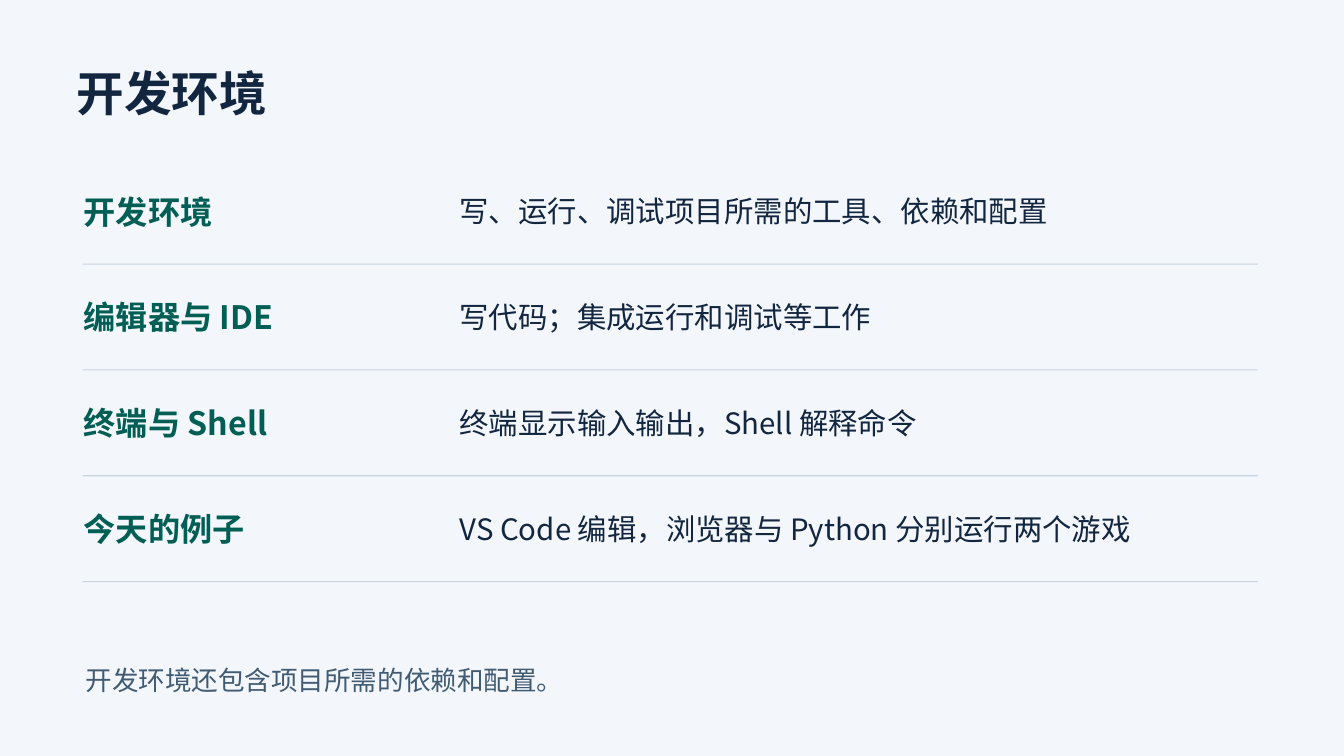
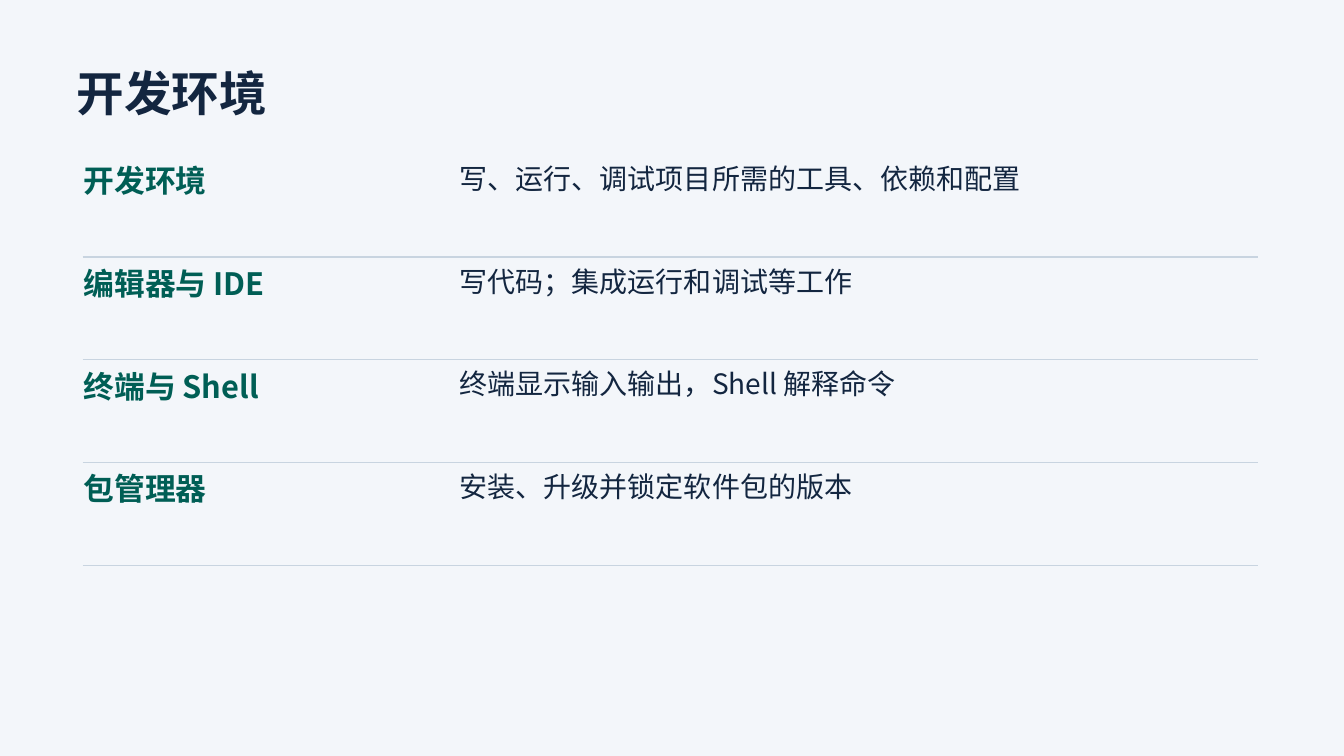
Before and after one commit to Zewang0217/boyuan-tech-sharing-lesson-01, a slide deck: slide 8 of materials/开发环境配置与编辑器.pptx (slide 5 before the commit). Drawn at 1344x756 pixels with LibreOffice and Linux fonts; fonts in the diff are those of the drawing. Boxes give left, top, right and bottom in pixels: in the first picture for what was removed or moved away, otherwise in the second. Text is boxed around its words. In the diff, an @@ line names an element or a change of style, - is before the commit and + after.

Commit message:
docs(lesson): 补齐工具链与 AI 章节，改用激活环境启动
- 课件从 36 页扩到 56 页：GitHub 仓库页与许可证、练手仓库、编辑器谱系与截图、VS Code 介绍与打开项目、包管理器、推荐扩展、DevTools、npm/npx、装依赖演示、AI 章节
- 两个 README 改为 source .venv/bin/activate 启动，补充 uv 与 GUESS_TARGET 固定谜底写法
- 补充 MIT LICENSE、Windows 快捷键 PDF、图标与书封素材，忽略 Office 锁文件

```diff
--- a/materials/开发环境配置与编辑器.pptx
+++ b/materials/开发环境配置与编辑器.pptx
@@ text "开发环境" moved from (x1=84, y1=196, x2=213, y2=227) to (x1=84, y1=165, x2=207, y2=195) @@
@@ text "写、运行、调试项目所需的工具、依赖和配置" moved from (x1=460, y1=197, x2=1048, y2=225) to (x1=460, y1=165, x2=1021, y2=192) @@
@@ line moved from (83, 264) - (1258, 264) to (83, 257) - (1258, 257) @@
@@ text "编辑器与 IDE" moved from (x1=84, y1=301, x2=273, y2=332) to (x1=84, y1=268, x2=265, y2=298) @@
@@ text "写代码；集成运行和调试等工作" moved from (x1=460, y1=303, x2=872, y2=333) to (x1=460, y1=268, x2=853, y2=296) @@
@@ line moved from (83, 370) - (1258, 370) to (83, 360) - (1258, 360) @@
@@ size 23 to 22 pt; line spacing 1 to 1.15; vertical alignment middle to top in 3 elements at (x1=84, y1=165, x2=207, y2=195), (x1=84, y1=268, x2=265, y2=298), (x1=84, y1=372, x2=259, y2=401) @@
@@ size 21 to 20 pt; line spacing 1 to 1.15; vertical alignment middle to top in 3 elements at (x1=460, y1=165, x2=1021, y2=192), (x1=460, y1=268, x2=853, y2=296), (x1=460, y1=370, x2=896, y2=397) @@
@@ text "终端显示输入输出，Shell 解释命令" moved from (x1=460, y1=409, x2=917, y2=437) to (x1=460, y1=370, x2=896, y2=397) @@
@@ text at (x1=84, y1=473, x2=207, y2=503): text changed; size 23 to 22 pt @@
-今天的例子
+包管理器
@@ text "包管理器" at (x1=84, y1=473, x2=207, y2=503): vertical alignment middle to top @@
@@ text "安装、升级并锁定软件包的版本" at (x1=460, y1=473, x2=853, y2=500): vertical alignment middle to top @@
@@ text at (x1=460, y1=473, x2=853, y2=500): text changed; size 21 to 20 pt @@
-VS Code 编辑，浏览器与 Python 分别运行两个游戏
+安装、升级并锁定软件包的版本
@@ 2 lines, 1 text moved together from (x1=83, y1=407, x2=1258, y2=582) to (x1=83, y1=372, x2=1258, y2=566) @@
@@ text removed at (x1=86, y1=667, x2=564, y2=692) @@
-开发环境还包含项目所需的依赖和配置。
```
Also in this commit, not shown: 5 other slides changed, 20 slides added, 31 other files.
